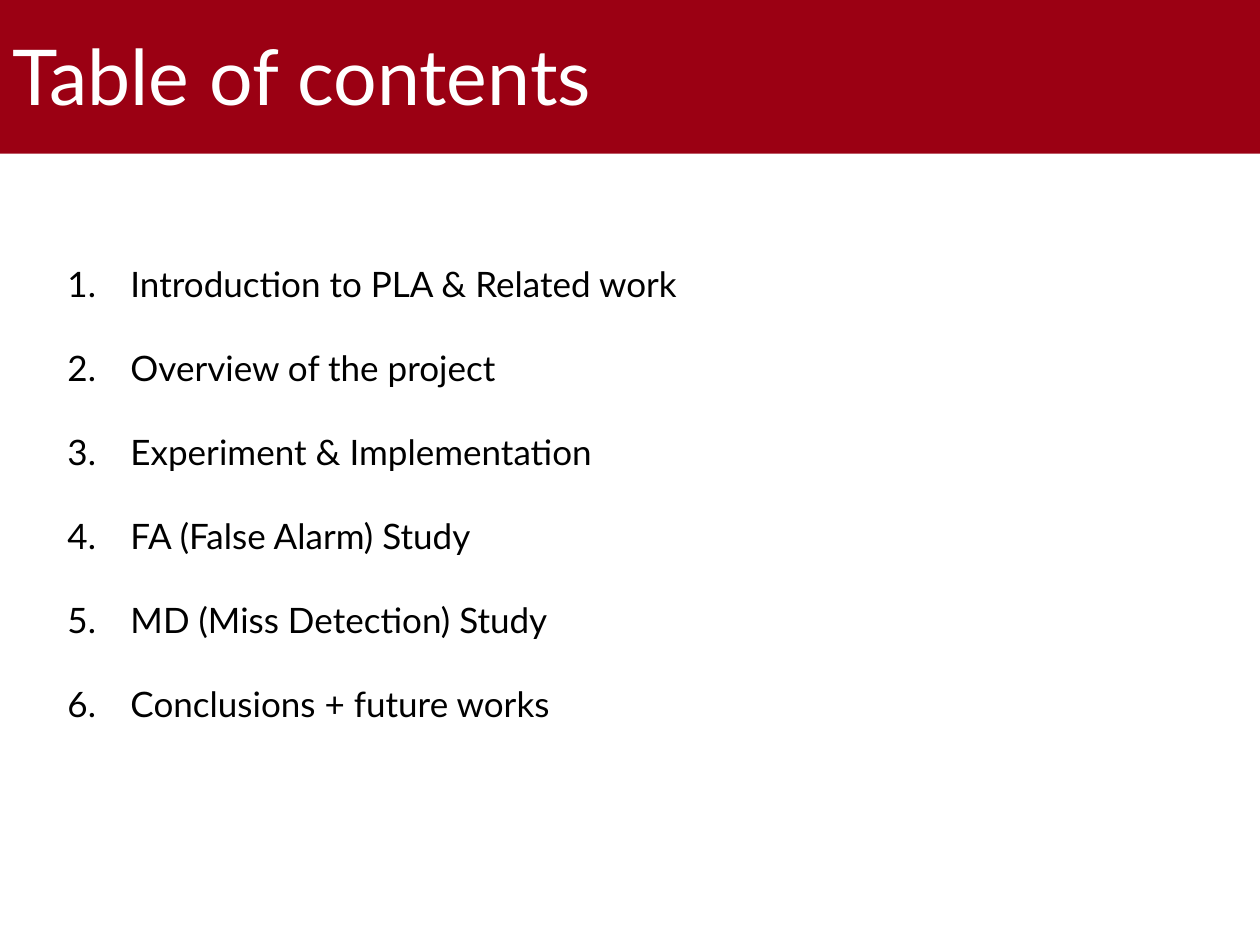
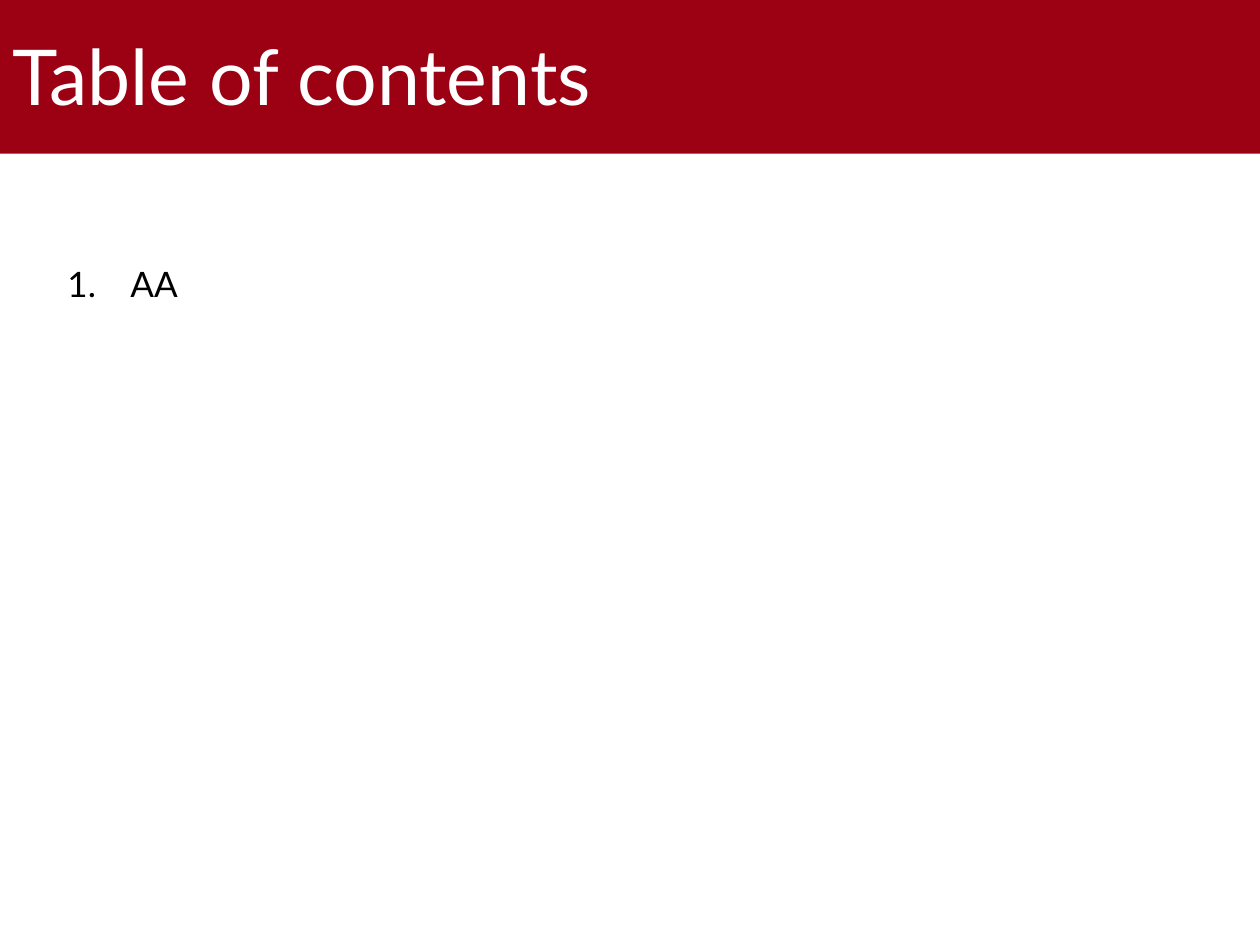
Before and after one commit to gabrielrovesti/WNMA-UAV-Route-Planning-Survey, a slide deck: slide 2 of 2 - Slides/UAV Route Planning Strategies.pptx. Drawn at 1260x945 pixels with LibreOffice and Linux fonts; fonts in the diff are those of the drawing; background and template pictures are left out. Boxes give left, top, right and bottom in pixels: in the first picture for what was removed or moved away, otherwise in the second. Text is boxed around its words. In the diff, an @@ line names an element or a change of style, - is before the commit and + after.

```diff
--- a/2 - Slides/UAV Route Planning Strategies.pptx
+++ b/2 - Slides/UAV Route Planning Strategies.pptx
@@ text removed at (130, 271, 677, 718) @@
-1. Introduction to PLA & Related work
-2. Overview of the project
-3. Experiment & Implementation
-4. FA (False Alarm) Study
-5. MD (Miss Detection) Study
-6. Conclusions + future works
@@ text added at (130, 272, 177, 297), 20 pt, text #000000 @@
+1. AA
```
Also in this commit, not shown: 1 other slide changed, 7 slides removed, 4 other files.
